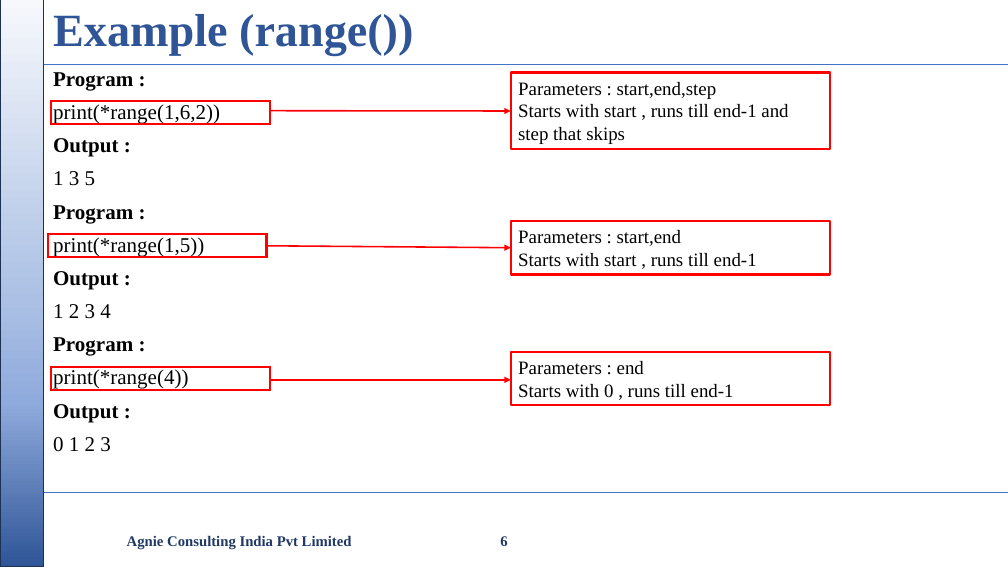
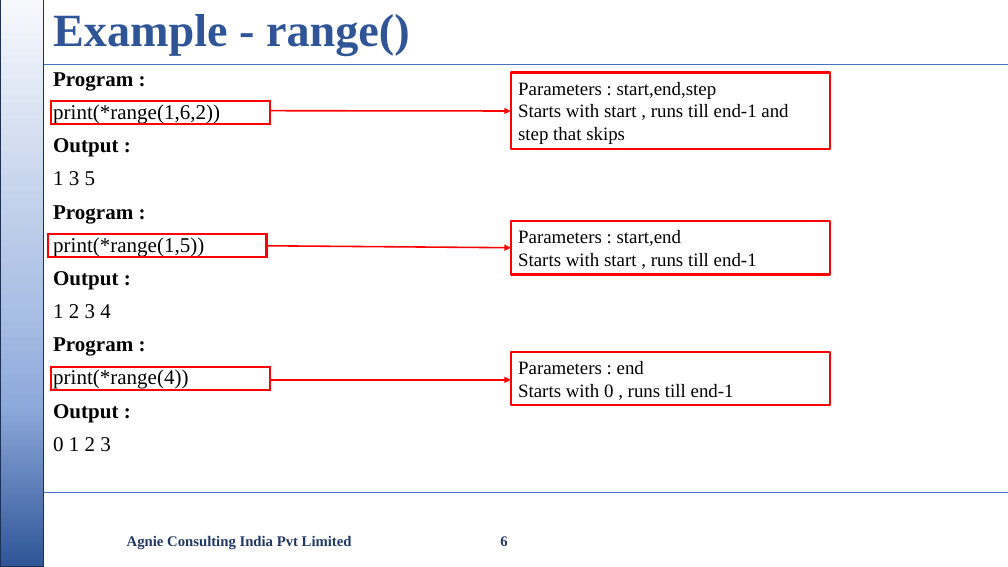
Before and after one commit to nikishdaniel1-del/Python-Cls, a slide deck: slide 6 of python class/Python Class.pptx. Drawn at 1008x567 pixels with LibreOffice and Linux fonts; fonts in the diff are those of the drawing; background and template pictures are left out. Boxes give left, top, right and bottom in pixels: in the first picture for what was removed or moved away, otherwise in the second. Text is boxed around its words. In the diff, an @@ line names an element or a change of style, - is before the commit and + after.

```diff
--- a/python class/Python Class.pptx
+++ b/python class/Python Class.pptx
@@ title at [53,14,410,56]: text changed @@
-Example (range())
+Example - range()
```
Also in this commit, not shown: 2 other slides changed, 2 slides removed, 1 other file.
